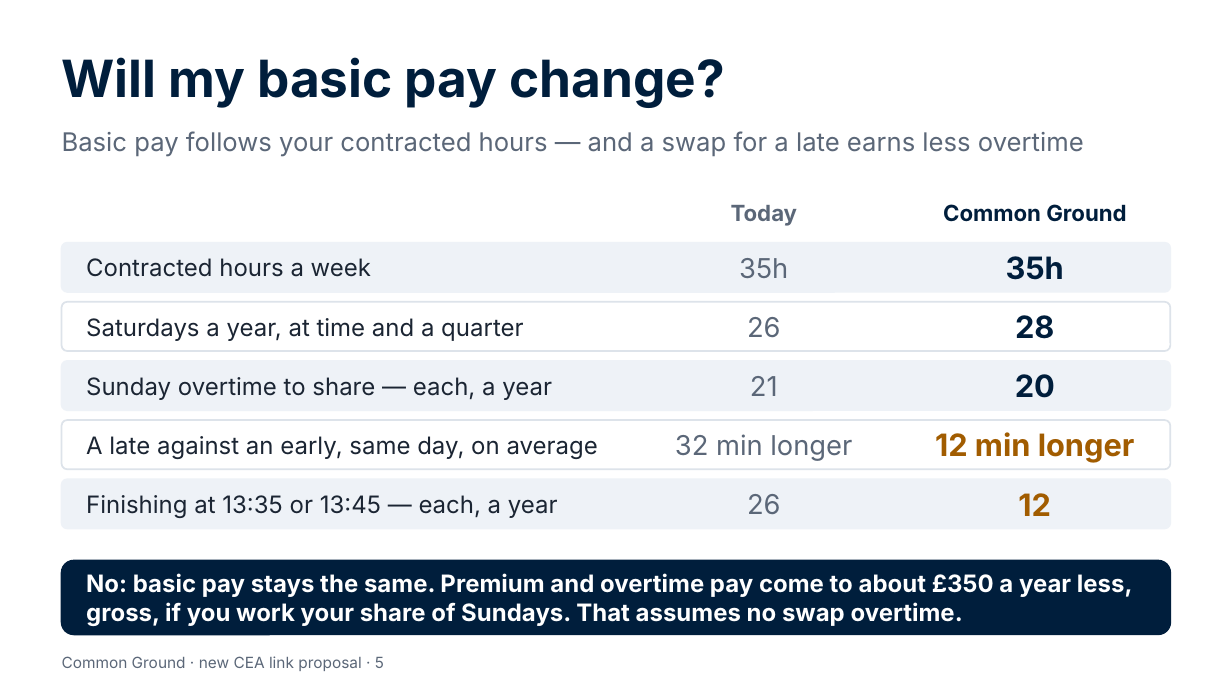
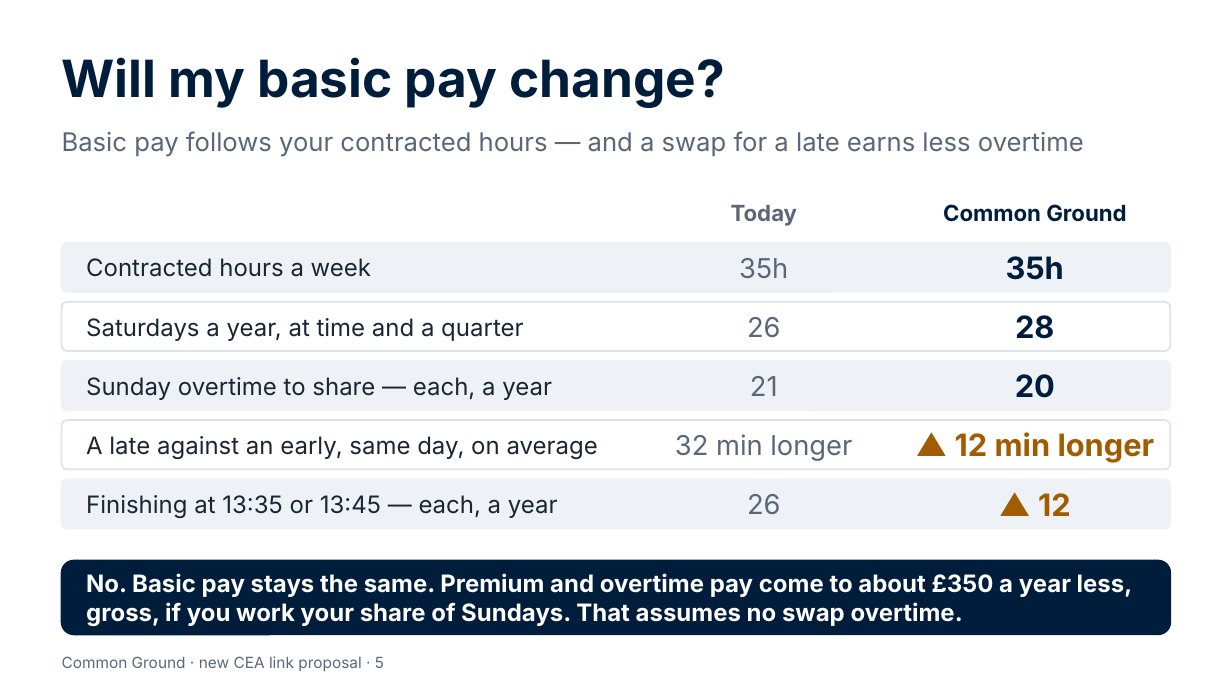
Before and after one commit to Garethdavidmiller/roster-app, a slide deck: slide 5 of docs/links-26/presentations/Common-Ground-for-colleagues.pptx. Drawn at 1232x693 pixels with LibreOffice and Linux fonts; fonts in the diff are those of the drawing. Boxes give left, top, right and bottom in pixels: in the first picture for what was removed or moved away, otherwise in the second. Text is boxed around its words. In the diff, an @@ line names an element or a change of style, - is before the commit and + after.

```diff
--- a/docs/links-26/presentations/Common-Ground-for-colleagues.pptx
+++ b/docs/links-26/presentations/Common-Ground-for-colleagues.pptx
@@ text at (955,432,1155,463): text changed @@
-12 min longer
+▲ 12 min longer
@@ text at (1038,493,1071,516): text changed @@
-12
+▲ 12
@@ text at (86,573,1133,626): text changed @@
-No: basic pay stays the same. Premium and overtime pay come to about £350 a year less, gross, if you work your share of Sundays. That assumes no swap overtime.
+No. Basic pay stays the same. Premium and overtime pay come to about £350 a year less, gross, if you work your share of Sundays. That assumes no swap overtime.
```
Also in this commit, not shown: 11 other slides changed, 56 other files.
